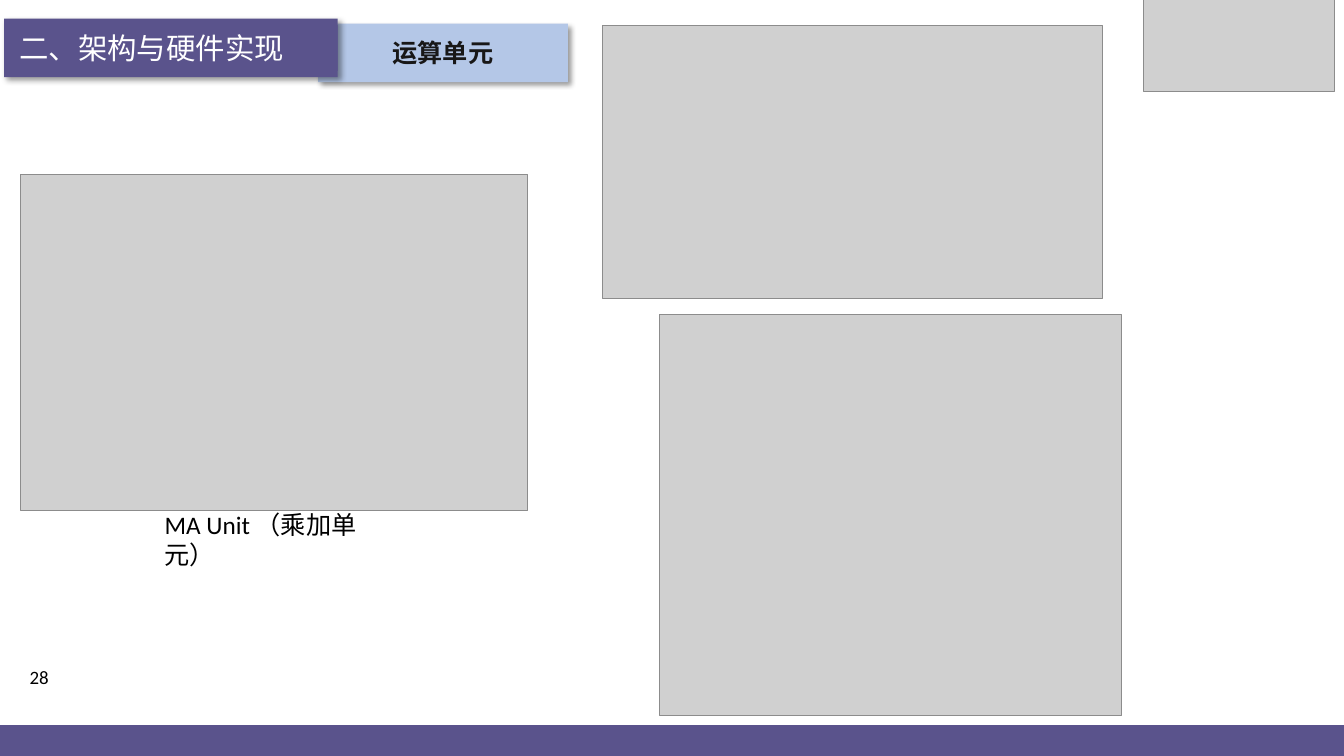
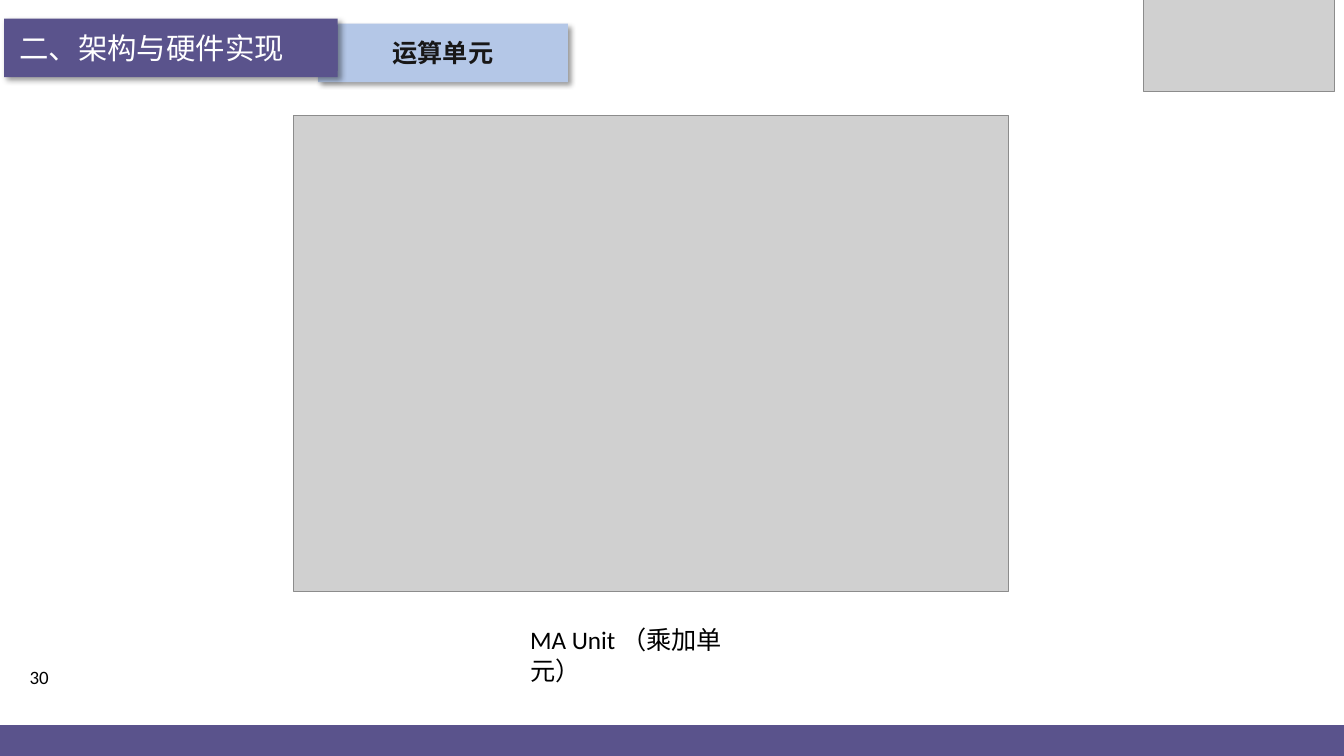
Before and after one commit to jjyy-Huang/LoG-UTE-RAISR-Doc, a slide deck: slide 30 of presentation/PPT.pptx (slide 28 before the commit). Drawn at 1344x756 pixels with LibreOffice and Linux fonts; fonts in the diff are those of the drawing; grey boxes stand for pictures; background and template pictures are left out. Boxes give left, top, right and bottom in pixels: in the first picture for what was removed or moved away, otherwise in the second. Text is boxed around its words. In the diff, an @@ line names an element or a change of style, - is before the commit and + after.

```diff
--- a/presentation/PPT.pptx
+++ b/presentation/PPT.pptx
@@ picture removed at (x1=603, y1=25, x2=1103, y2=299) @@
@@ picture resized from (x1=21, y1=174, x2=528, y2=511) to (x1=293, y1=116, x2=1008, y2=592) @@
@@ picture removed at (x1=659, y1=315, x2=1121, y2=716) @@
@@ text "MA Unit （乘加单元）" moved from (x1=165, y1=508, x2=357, y2=567) to (x1=530, y1=627, x2=722, y2=683) @@
@@ page number at (x1=30, y1=671, x2=49, y2=684): text changed @@
-28
+30
```
Also in this commit, not shown: 20 other slides changed, 5 slides added, 58 other files.
